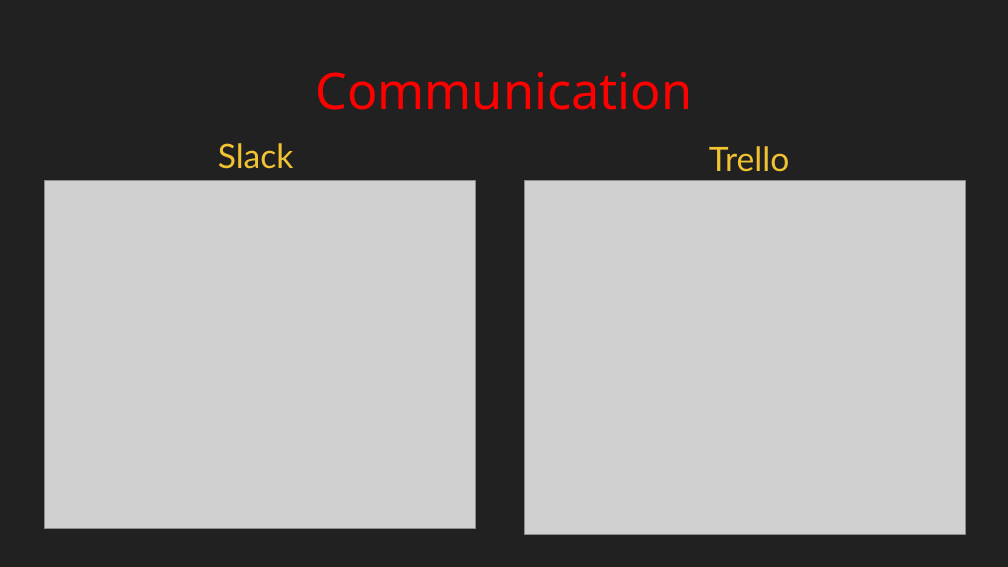
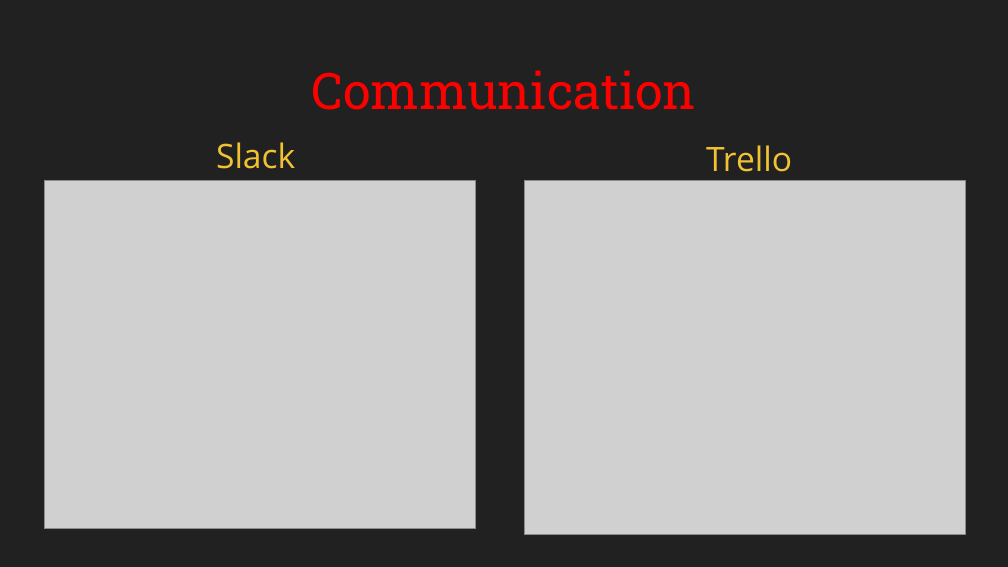
Before and after one commit to Clevor18/king_oak, a slide deck: slide 2 of presentation/projects/King Oak College.pptx. Drawn at 1008x567 pixels with LibreOffice and Linux fonts; fonts in the diff are those of the drawing; grey boxes stand for pictures. Boxes give left, top, right and bottom in pixels: in the first picture for what was removed or moved away, otherwise in the second. Text is boxed around its words. In the diff, an @@ line names an element or a change of style, - is before the commit and + after.

```diff
--- a/presentation/projects/King Oak College.pptx
+++ b/presentation/projects/King Oak College.pptx
@@ title "Communication" at (x1=312, y1=70, x2=696, y2=110): font Noto Sans to Roboto Slab @@
@@ text "Slack" at (x1=216, y1=142, x2=295, y2=169): font Lato to Open Sans @@
@@ text "Trello" at (x1=706, y1=145, x2=792, y2=172): font Lato to Open Sans @@
```
Also in this commit, not shown: 8 other slides changed, 1 slide added, 1 slide removed, 7 other files.
